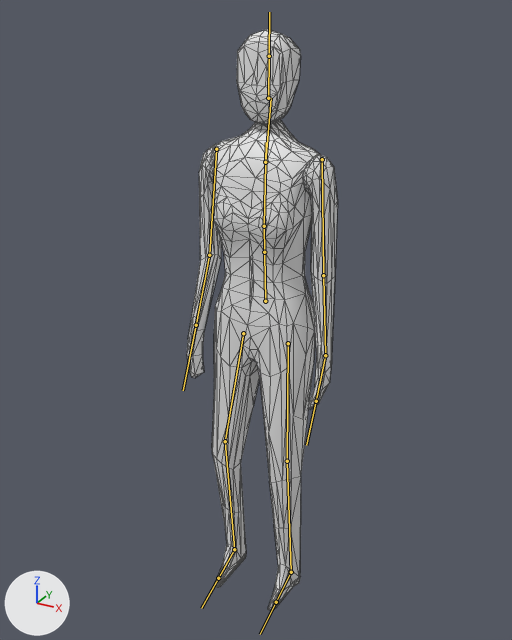
An edit to the FBX model Assets/Models/HG_Models/Mannequin.fbx, drawn before and after from the same camera.
Both versions are drawn from a 50 mm lens placed at (2.44, -4.6, 2.59), pointed at (-0.08, -0.01, 0.3). The axes (+X, +Y, +Z) are drawn at lower left. The lights are the same throughout. The bones that bend it are drawn over the model as lines. Mesh edges are drawn as thin lines.
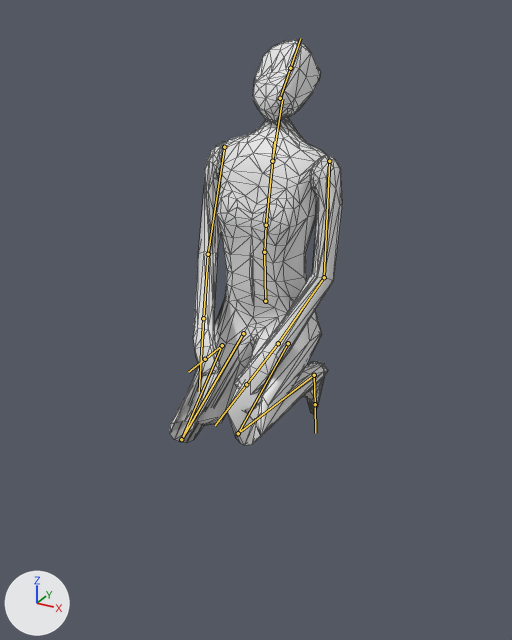
The newer file adds an action. The first version stands in its rest pose; the second is drawn at frame 1 of the action 'Armature|MannequinStaringUP.001'.

Boxes [x1, y1, x2, y2] around the edits, measured in the pictures (512 x 640 px):
'Cube.001', posed (14% wider, 30% shorter)
    before: [187, 29, 338, 611]
    after: [170, 40, 342, 445]
bone 'Stomach', root to tip
    before: (264, 252) to (264, 226)
    after: (264, 252) to (266, 225)
bone 'Head', root to tip
    before: (268, 98) to (269, 56)
    after: (280, 98) to (290, 68)
bone 'Arm.R', root to tip
    before: (322, 159) to (323, 275)
    after: (329, 161) to (324, 277)
bone 'ForeArm.R', root to tip
    before: (323, 275) to (325, 355)
    after: (324, 277) to (278, 343)
bone 'ForeArm.L', root to tip
    before: (209, 255) to (196, 325)
    after: (208, 254) to (203, 318)
bone 'Thigh.R', root to tip
    before: (288, 343) to (287, 461)
    after: (288, 343) to (238, 433)
bone 'Calf.R', root to tip
    before: (287, 461) to (291, 572)
    after: (238, 433) to (314, 375)
bone 'Thigh.L', root to tip
    before: (243, 333) to (225, 441)
    after: (243, 333) to (181, 439)
bone 'Calf.L', root to tip
    before: (225, 441) to (234, 549)
    after: (181, 439) to (222, 345)

What the commit changed:
Bone 'Stomach' (bone_stomach) turns from (0, 0, 0) to (-7, 0, -2) degrees about its own x, y and z.
Bone 'Head' (bone_head) turns from (0, 0, 0) to (-39, -10, 14) degrees about its own x, y and z.
Bone 'Arm.R' (bone_arm_r) turns from (0, 0, 0) to (-1, 0, 0) degrees about its own x, y and z.
Bone 'ForeArm.R' (bone_forearm_r) turns from (0, 0, 0) to (58, 53, 27) degrees about its own x, y and z.
Bone 'ForeArm.L' (bone_forearm_l) turns from (0, 0, 0) to (84, -56, -48) degrees about its own x, y and z.
Bone 'Thigh.R' (bone_thigh_r) turns from (0, 0, 0) to (65, -5, -2) degrees about its own x, y and z.
Bone 'Calf.R' (bone_calf_r) turns from (0, 0, 0) to (-143, 0, 0) degrees about its own x, y and z.
Bone 'Thigh.L' (bone_thigh_l) turns from (0, 0, 0) to (43, 4, 1) degrees about its own x, y and z.
Bone 'Calf.L' (bone_calf_l) turns from (0, 0, 0) to (-121, -41, -25) degrees about its own x, y and z.
